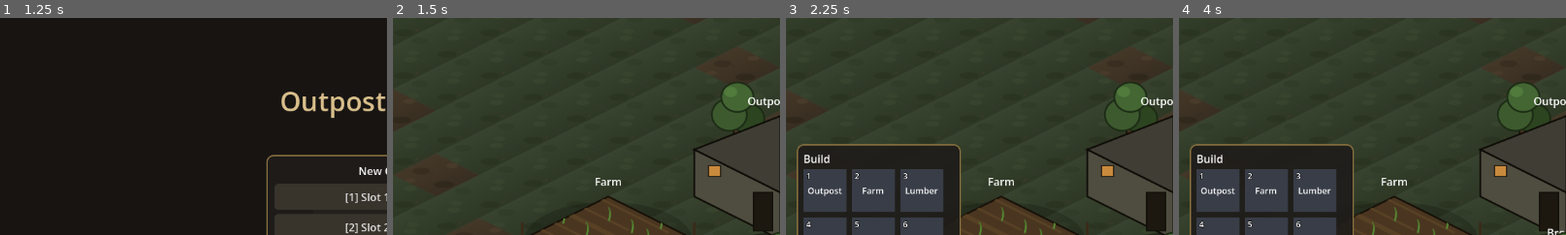
Above: before the commit, frames 1-4 (left to right).
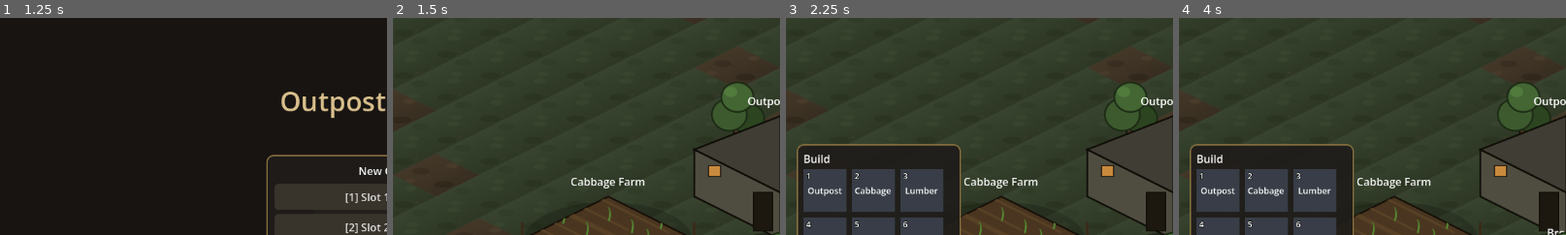
Above: after the commit, the same moments.

Repository: Quarles99/outpost_survival
Game: Godot game, scene res://scenes/menu/MainMenu.tscn
The game is run twice, just before and just after one commit, with the same random seed, the same clock (stepped at 60 frames per second) and the same inputs.
Inputs (mouse positions are % of the whole screen's width and height, from its top left):
- Up to frame 1 (1.25 s): click "New Game" at 0.5 s
- Up to frame 2 (1.5 s): click "New Game" at 1.25 s
- Up to frame 3 (2.25 s): click "Build" at 2 s
- Up to frame 4 (4 s): click (11, 40) at 2.75 s, where only the run before the commit has a clickable "Farm"; click "Build" at 3.5 s
The pictures show only the part of the screen within x 0-50%, y 0-50%; the shares and areas given below are measured in that part.

Frame 1 is identical in both runs. In frame 2, 0.4% of the frame differs, in the area x 46-66%, y 73-79%; in frame 3, 0.6%, in the area x 17-66%, y 73-83%; in frame 4, 0.6%.

Commit message:
Rename the starting Farm to Cabbage Farm
Cosmetic rename only - BuildingCatalog's "farm" entry's display_name
and the fixed scene node's override both become "Cabbage Farm". The
catalog id stays "farm" (a save-persisted identifier) and resource_type
stays "food" (renaming it would ripple into FOOD_RESOURCES, hunger,
the HUD label, and save compatibility for a purely cosmetic ask).

Co-Authored-By: Claude Sonnet 5 <noreply@anthropic.com>

Diff:
--- a/scenes/base/Base.tscn
+++ b/scenes/base/Base.tscn
@@ -38,7 +38,7 @@
 
 [node name="Farm" parent="." instance=ExtResource("2")]
 position = Vector2(320, 362)
-display_name = "Farm"
+display_name = "Cabbage Farm"
 resource_type = "food"
 output_per_tick = 1.0
 
--- a/scripts/building_catalog.gd
+++ b/scripts/building_catalog.gd
@@ -11,7 +11,7 @@
 	},
 	{
 		"id": "farm",
-		"display_name": "Farm",
+		"display_name": "Cabbage Farm",
 		"scene": preload("res://scenes/workstation/Farm.tscn"),
 		"resource_type": "food",
 		"output_per_tick": 1.0,
Not shown, changed: Implement_Next.txt
Not shown, changed: docs/stats.md
